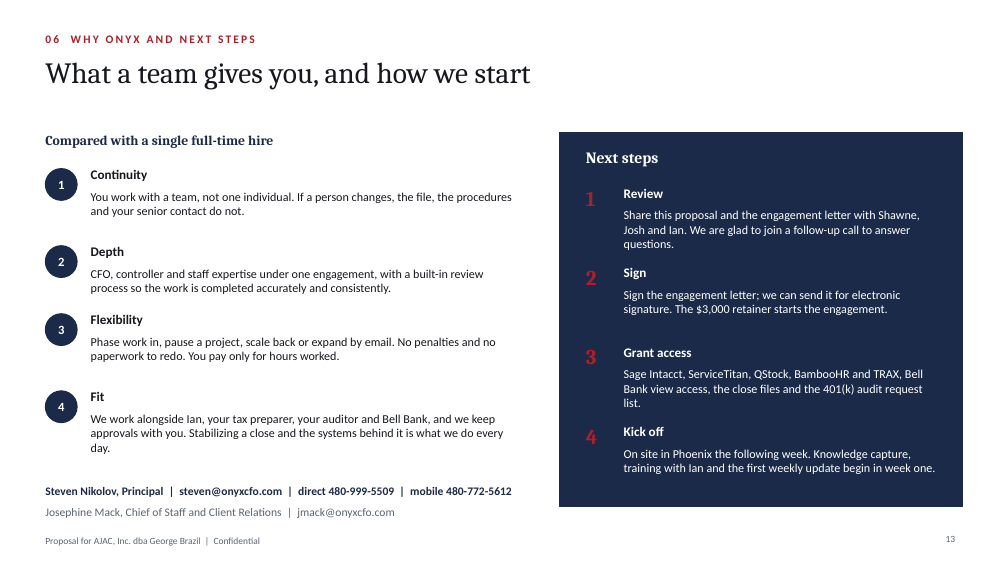
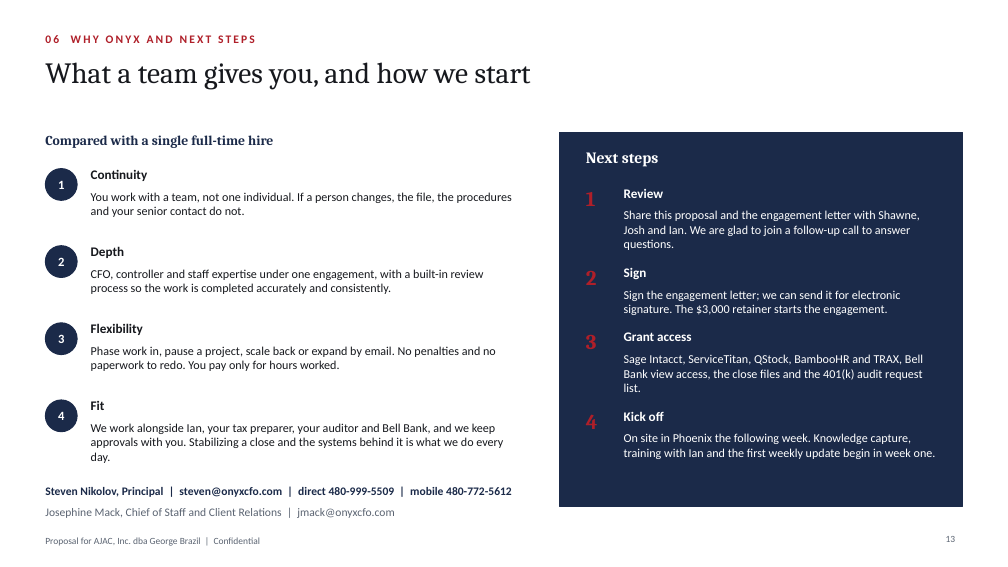
Before and after one commit to Onyxcfo/Engagement-Letter-Edits, a slide deck: slide 13 of Onyx_GeorgeBrazil_Proposal.pptx. Drawn at 1008x567 pixels with LibreOffice and Linux fonts; fonts in the diff are those of the drawing; background and template pictures are left out. Boxes give left, top, right and bottom in pixels: in the first picture for what was removed or moved away, otherwise in the second. Text is boxed around its words. In the diff, an @@ line names an element or a change of style, - is before the commit and + after.

```diff
--- a/Onyx_GeorgeBrazil_Proposal.pptx
+++ b/Onyx_GeorgeBrazil_Proposal.pptx
@@ 6 texts: place and size @@
-6 texts at bbox=[586, 348, 936, 474]
+6 texts at bbox=[586, 332, 936, 459]
@@ 6 texts, 2 ellipses: place and size @@
-6 texts, 2 ellipses at bbox=[45, 314, 503, 454]
+6 texts, 2 ellipses at bbox=[45, 323, 503, 463]
```
